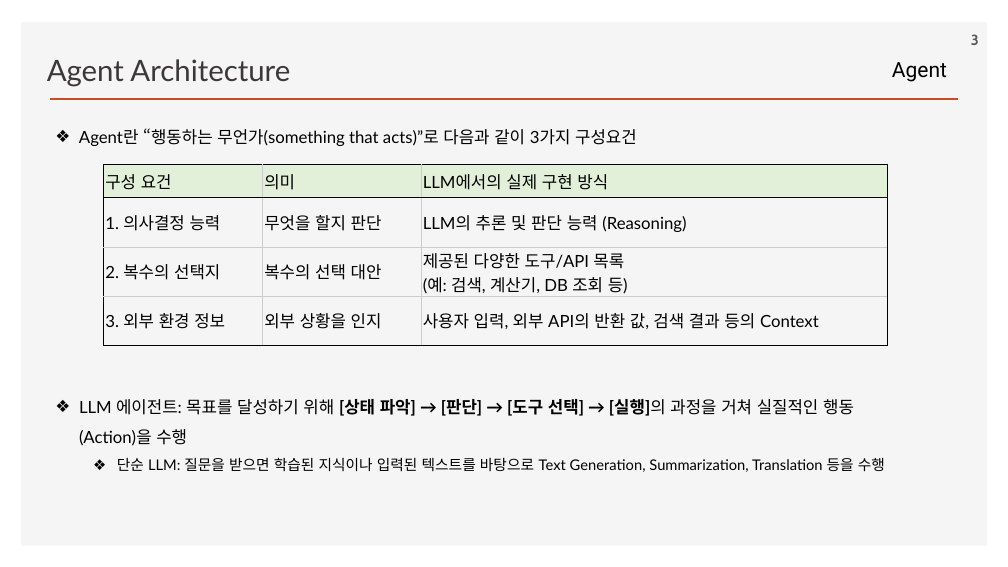
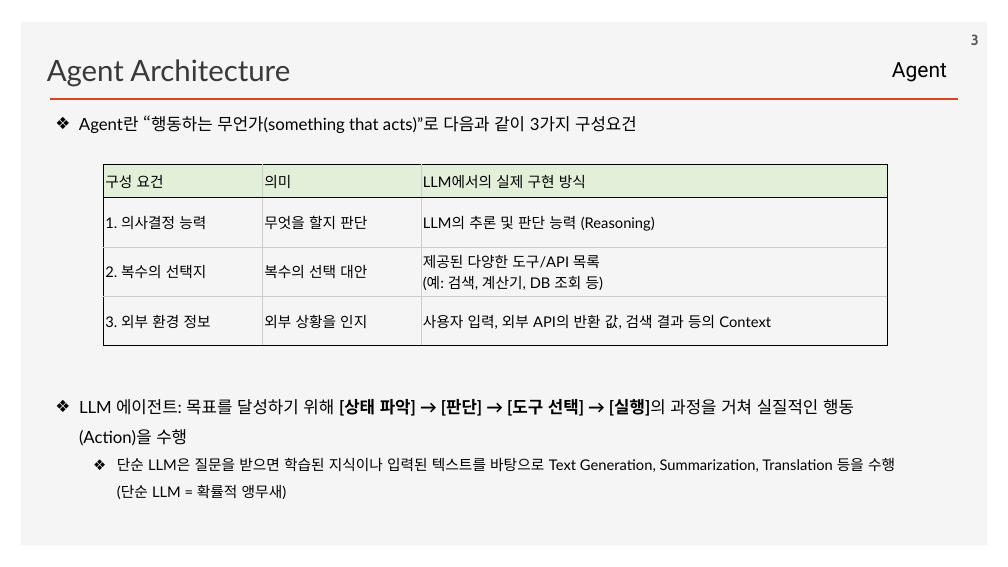
Before and after one commit to ancestor9/2026_Fall_Learning-Langchain-AI-Agent, a slide deck: slide 3 of ppts/CHAPTER 6 Agent Architecture.pptx. Drawn at 1008x567 pixels with LibreOffice and Linux fonts; fonts in the diff are those of the drawing; background and template pictures are left out. Boxes give left, top, right and bottom in pixels: in the first picture for what was removed or moved away, otherwise in the second. Text is boxed around its words. In the diff, an @@ line names an element or a change of style, - is before the commit and + after.

```diff
--- a/ppts/CHAPTER 6 Agent Architecture.pptx
+++ b/ppts/CHAPTER 6 Agent Architecture.pptx
@@ text "Agent란 “행동하는 무언가(something that acts)”로 ...": place and size @@
-text "Agent란 “행동하는 무언가(something that acts)”로 ..." at (79, 128, 637, 146)
+text "Agent란 “행동하는 무언가(something that acts)”로 ..." at (79, 115, 637, 133)
@@ table at (104, 165, 887, 346) @@
@@ size 16 to 14 pt @@
@@ text at (117, 457, 895, 499): text changed @@
-  ❖ 단순 LLM: 질문을 받으면 학습된 지식이나 입력된 텍스트를 바탕으로 Text Generation, Summarization, Translation 등을 수행
+  ❖ 단순 LLM은 질문을 받으면 학습된 지식이나 입력된 텍스트를 바탕으로 Text Generation, Summarization, Translation 등을 수행(단순 LLM = 확률적 앵무새)
```
Also in this commit, not shown: 5 other slides changed, 1 other file.
